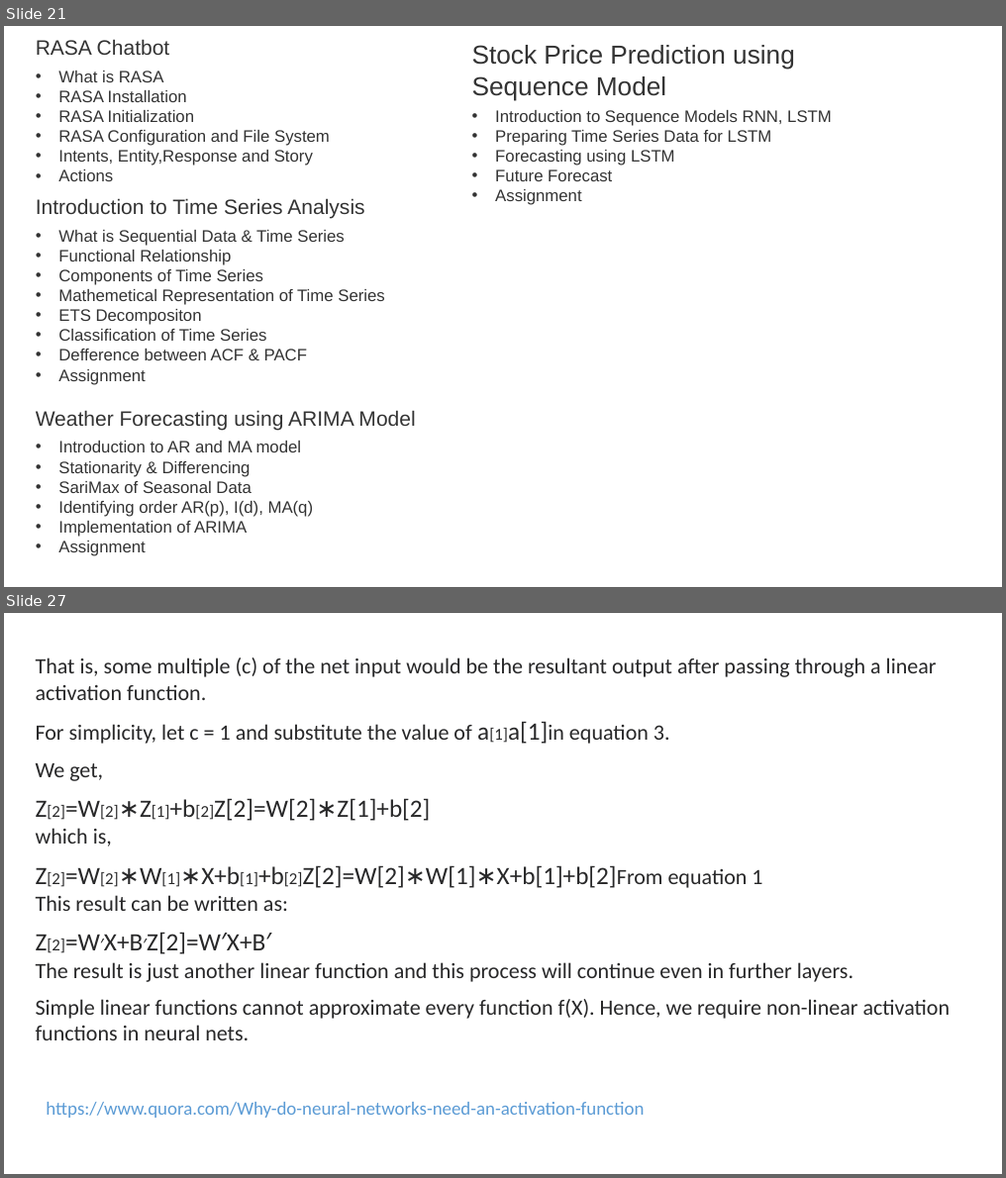
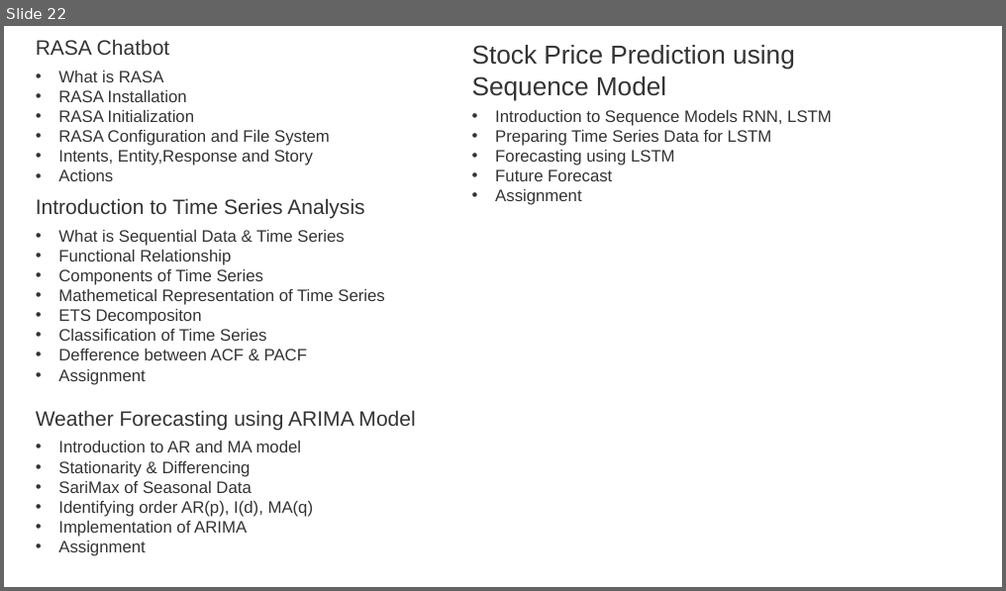
Before and after one commit to shahil04/ds_materials, a slide deck: 9.Deep_learning/class_1_module_9_deep learning__introduction.pptx. Shown one above the other, each under a label of ours: slides 21 and 27 before the commit, slide 22 after it; the slides between them are not shown. The pictures are 1006x1178 and 1006x591 pixels, drawn with LibreOffice and Linux fonts; fonts in the diff are those of the drawing. Boxes give left, top, right and bottom in pixels: in the first picture for what was removed or moved away, otherwise in the second. Text is boxed around its words. In the diff, an @@ line names an element or a change of style, - is before the commit and + after.

```diff
--- a/9.Deep_learning/class_1_module_9_deep learning__introduction.pptx
+++ b/9.Deep_learning/class_1_module_9_deep learning__introduction.pptx
@@ slide 27 removed at [4, 613, 1002, 1174], background #FFFFFF @@
@@ text removed at [36, 658, 950, 1041] @@
-That is, some multiple (c) of the net input would be the resultant output after passing through a linear activation function.
-For simplicity, let c = 1 and substitute the value of a[1]a[1]in equation 3.
-We get,
-Z[2]=W[2]∗Z[1]+b[2]Z[2]=W[2]∗Z[1]+b[2]
-which is,
-Z[2]=W[2]∗W[1]∗X+b[1]+b[2]Z[2]=W[2]∗W[1]∗X+b[1]+b[2]From equation 1
-This result can be written as:
-Z[2]=W′X+B′Z[2]=W′X+B′
-The result is just another linear function and this process will continue even in further layers.
-Simple linear functions cannot approximate every function f(X). Hence, we require non-linear activation functions in neural nets.
@@ text removed at [46, 1102, 644, 1118] @@
-https://www.quora.com/Why-do-neural-networks-need-an-activation-function
@@ what was slide 21 is now slide 22 @@
```
Also in this commit, not shown: 7 slides changed, 2 slides added, 12 other slides removed, 26 other files.
